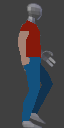
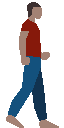
Layers edited between the first and the second 64 x 128 image:
showed group "Layer Group #6" (2 layers) over (x1=0, y1=0, x2=64, y2=128)
added layer "Layer #6" in group "Layer Group #6" over (x1=6, y1=2, x2=59, y2=128)
hid group "Layer Group #4" (2 layers) over (x1=0, y1=0, x2=64, y2=128)
painted on "Layer #4" over (x1=22, y1=3, x2=49, y2=128)
hid "walk.png0004.png" over (x1=0, y1=0, x2=64, y2=128)
